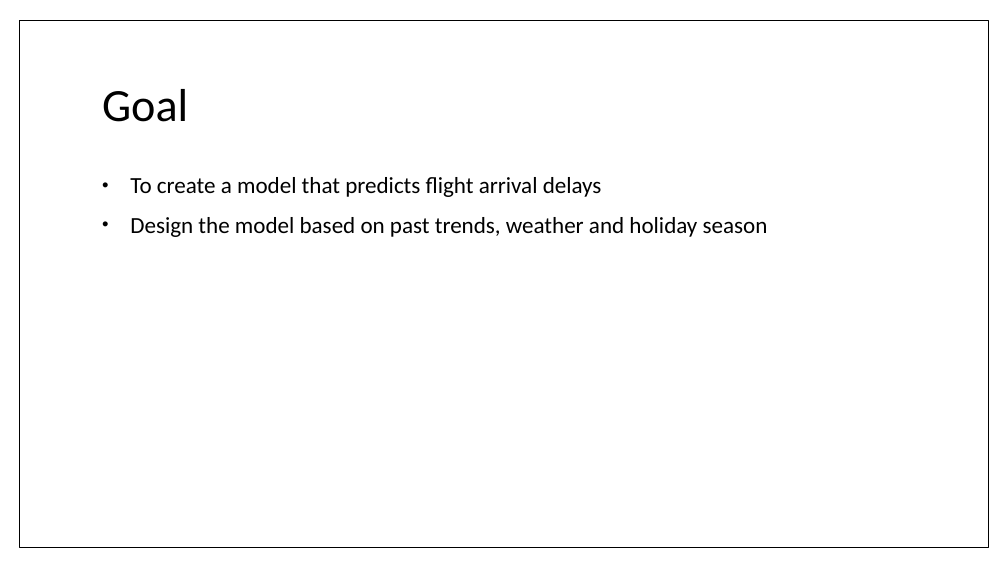
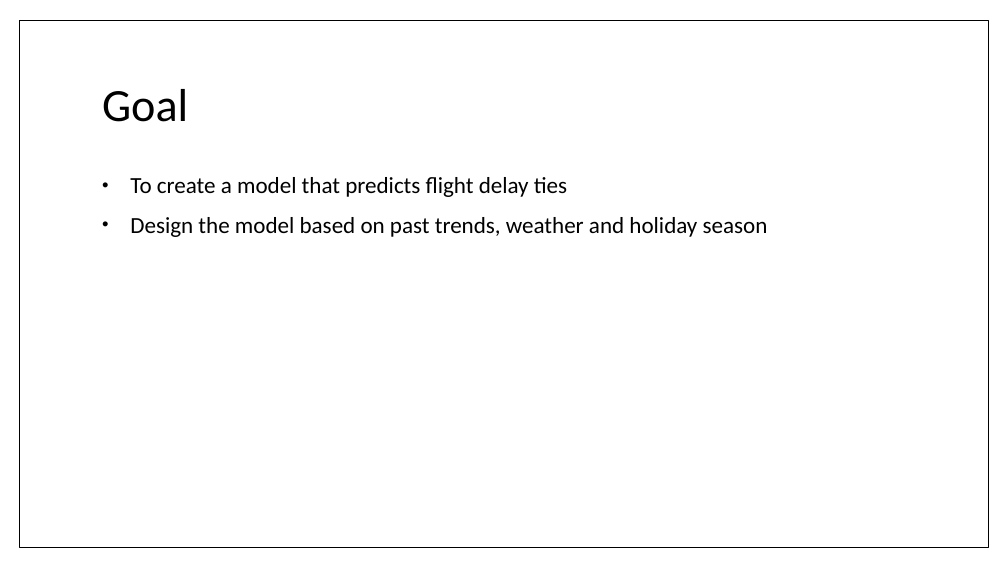
Before and after one commit to RoAjinkya/FlightDelay, a slide deck: slide 3 of docs/Final Presentation_FlightDelay.pptx. Drawn at 1008x567 pixels with LibreOffice and Linux fonts; fonts in the diff are those of the drawing. Boxes give left, top, right and bottom in pixels: in the first picture for what was removed or moved away, otherwise in the second. Text is boxed around its words. In the diff, an @@ line names an element or a change of style, - is before the commit and + after.

```diff
--- a/docs/Final Presentation_FlightDelay.pptx
+++ b/docs/Final Presentation_FlightDelay.pptx
@@ text at [130, 177, 567, 197]: text changed @@
-• To create a model that predicts flight arrival delays
+• To create a model that predicts flight delay ties
```
Also in this commit, not shown: 3 other slides changed, 2 slides added, 15 other files.
